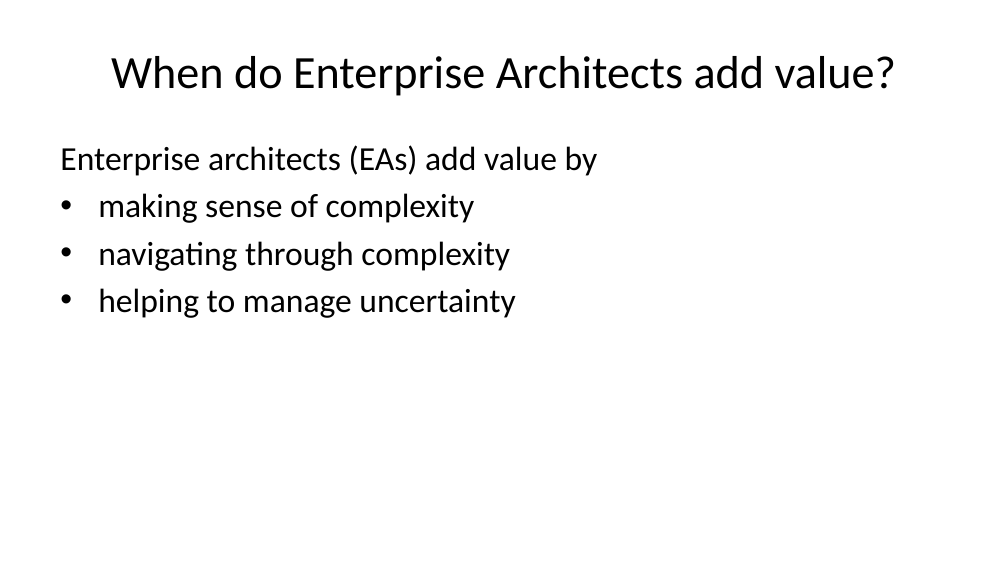
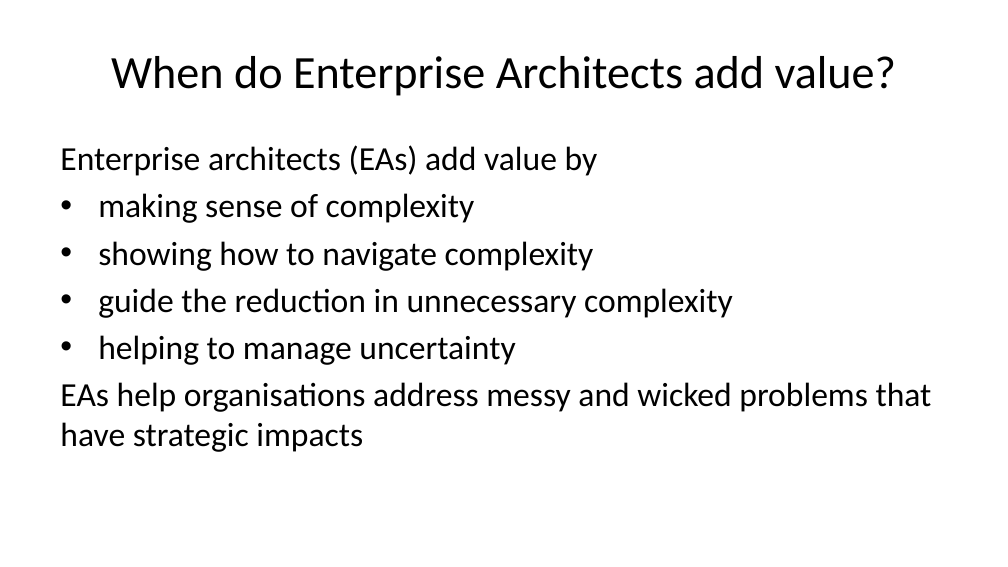
Before and after one commit to Open-Archypelago/Archypelago, a slide deck: slide 3 of building-blocks/problem-statement/Architecture-Challenge.pptx. Drawn at 1008x567 pixels with LibreOffice and Linux fonts; fonts in the diff are those of the drawing. Boxes give left, top, right and bottom in pixels: in the first picture for what was removed or moved away, otherwise in the second. Text is boxed around its words. In the diff, an @@ line names an element or a change of style, - is before the commit and + after.

```diff
--- a/building-blocks/problem-statement/Architecture-Challenge.pptx
+++ b/building-blocks/problem-statement/Architecture-Challenge.pptx
@@ text at (98,241,733,318): text changed @@
-• navigating through complexity
+• showing how to navigate complexity
+• guide the reduction in unnecessary complexity
@@ text at (60,382,932,452): paragraph added @@
+EAs help organisations address messy and wicked problems that have strategic impacts
```
Also in this commit, not shown: 13 other slides changed, 2 slides removed, 8 other files.
